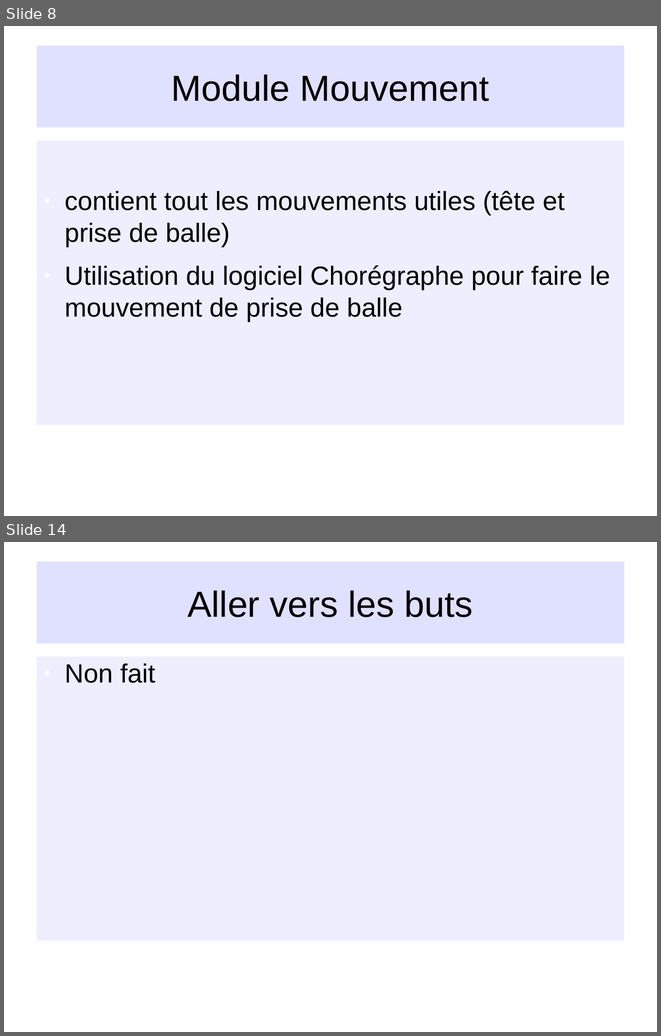
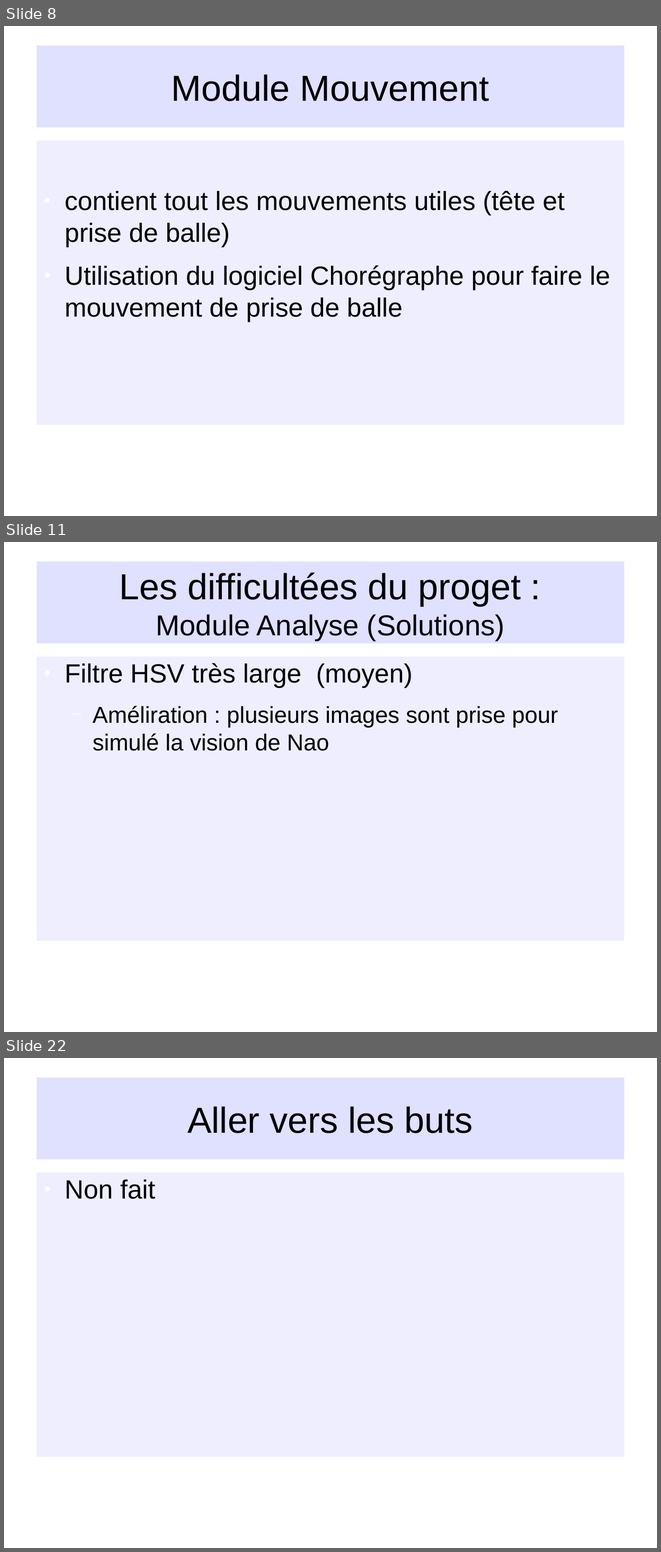
Before and after one commit to NesKaphe/nao-p7, a slide deck: documents/diaporama/diapo_nao.odp. Shown one above the other, each under a label of ours: slides 8 and 14 before the commit, slides 8, 11 and 22 after it; the slides between them are not shown. The pictures are 661x1036 and 661x1552 pixels, drawn with LibreOffice and Linux fonts; fonts in the diff are those of the drawing; background and template pictures are left out. Boxes give left, top, right and bottom in pixels: in the first picture for what was removed or moved away, otherwise in the second. Text is boxed around its words. In the diff, an @@ line names an element or a change of style, - is before the commit and + after.

```diff
--- a/documents/diaporama/diapo_nao.odp
+++ b/documents/diaporama/diapo_nao.odp
@@ slide 11 added at [4,542,657,1032], background picture (left out) @@
@@ title added at [36,562,625,643], fill #CCCCFF at 60% opacity, 44 pt, text #000000 @@
+Les difficultées du proget :
+Module Analyse (Solutions)
@@ text added at [36,656,625,941], fill #E6E6FF at 65% opacity, 28 pt, text #000000 @@
+● Filtre HSV très large (moyen)
+  − Améliration : plusieurs images sont prise pour simulé la vision de Nao
@@ what was slide 14 is now slide 22 @@
```
Also in this commit, not shown: 6 slides changed, 7 other slides added, 13 other files.
